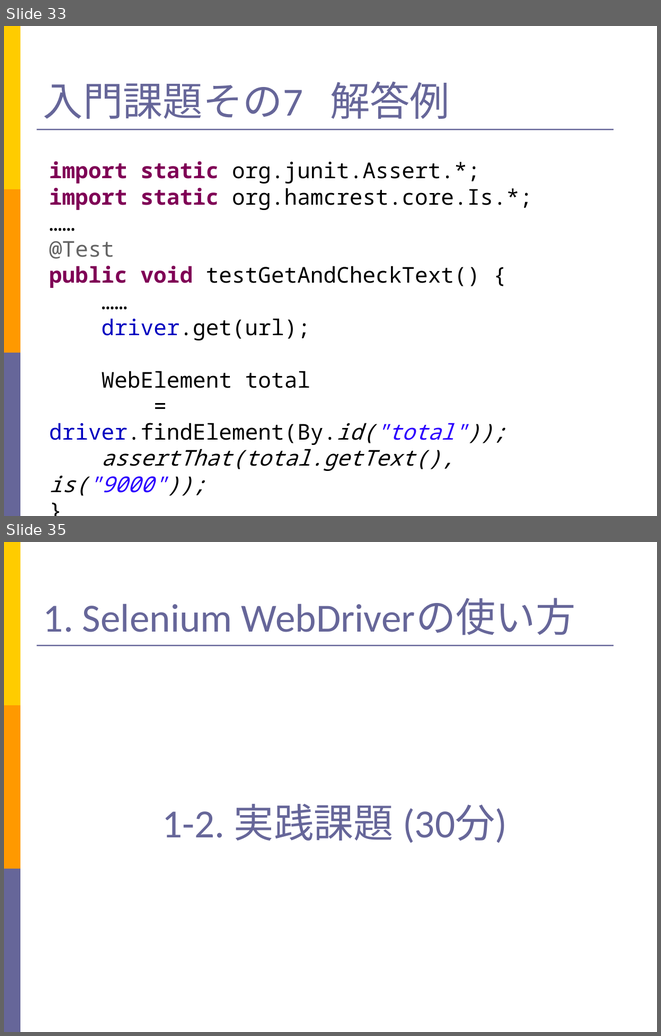
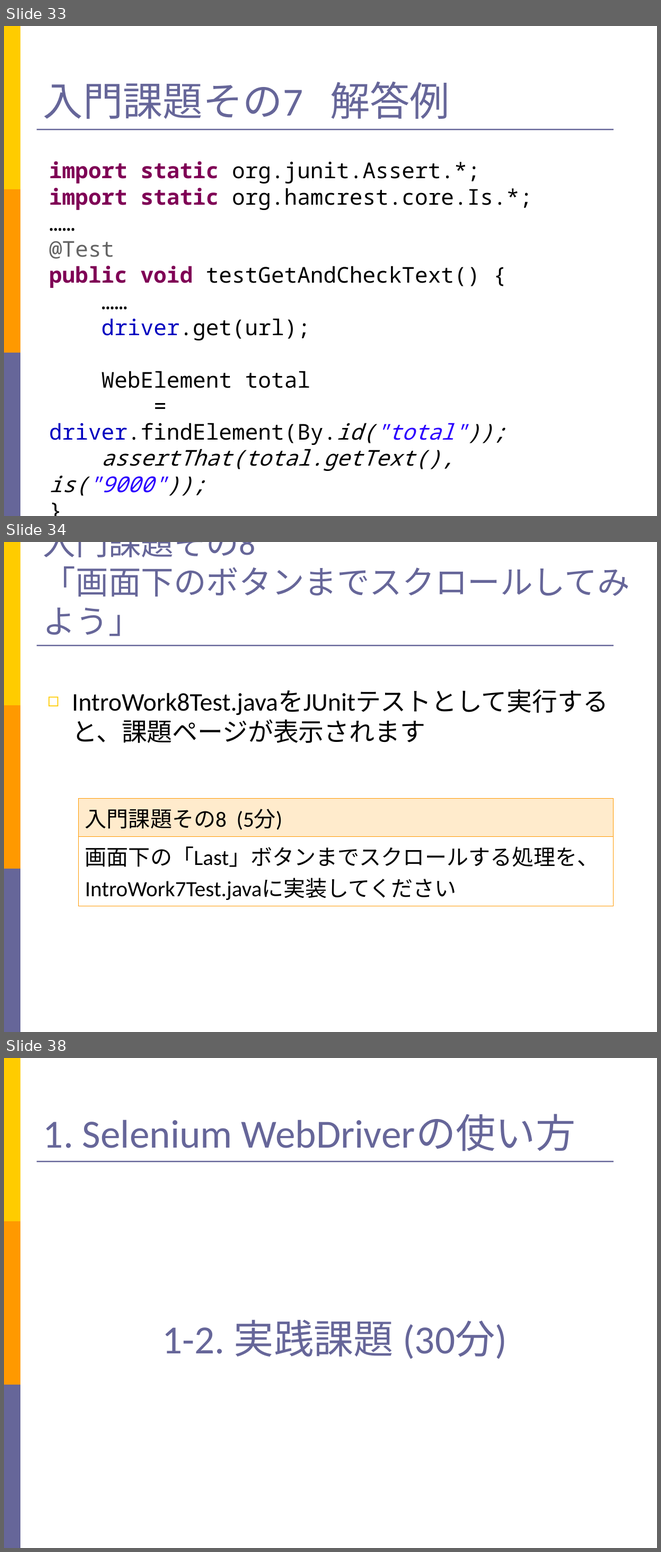
Before and after one commit to takuY-U2/STARHotel, a slide deck: docs/Slide.ppt. Shown one above the other, each under a label of ours: slides 33 and 35 before the commit, slides 33, 34 and 38 after it; the slides between them are not shown. The pictures are 661x1036 and 661x1552 pixels, drawn with LibreOffice and Linux fonts; fonts in the diff are those of the drawing. Boxes give left, top, right and bottom in pixels: in the first picture for what was removed or moved away, otherwise in the second. Text is boxed around its words. In the diff, an @@ line names an element or a change of style, - is before the commit and + after.

Commit message:
add intro8 that you practice Actions

```diff
--- a/docs/Slide.ppt
+++ b/docs/Slide.ppt
@@ slide 34 added at (x1=4, y1=542, x2=657, y2=1032), background #FFFFFF; not listed: 4 template elements that a slide beside it also shows @@
@@ title added at (x1=43, y1=542, x2=630, y2=636), 36 pt, text #666699 @@
+入門課題その8
+「画面下のボタンまでスクロールしてみよう」
@@ text added at (x1=72, y1=689, x2=608, y2=743), 28 pt, text #000000 @@
+◻ IntroWork8Test.javaをJUnitテストとして実行すると、課題ページが表示されます
@@ table added at (x1=78, y1=798, x2=613, y2=902), 2 rows, 1 columns @@
+入門課題その8 (5分)
+画面下の「Last」ボタンまでスクロールする処理を、IntroWork7Test.javaに実装してください
@@ what was slide 35 is now slide 38 @@
```
Also in this commit, not shown: 2 slides changed, 2 other slides added, 3 other files.
